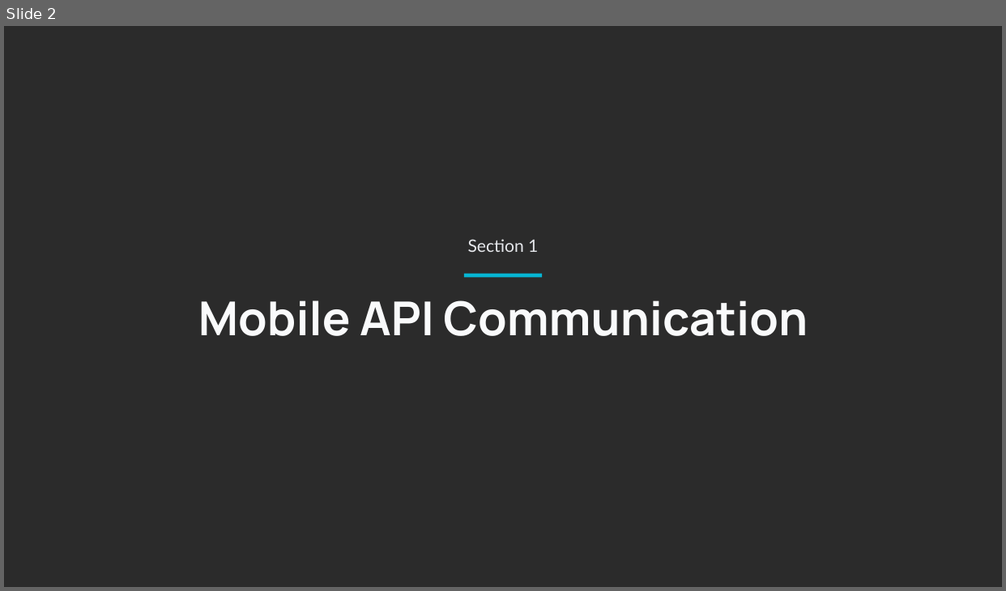
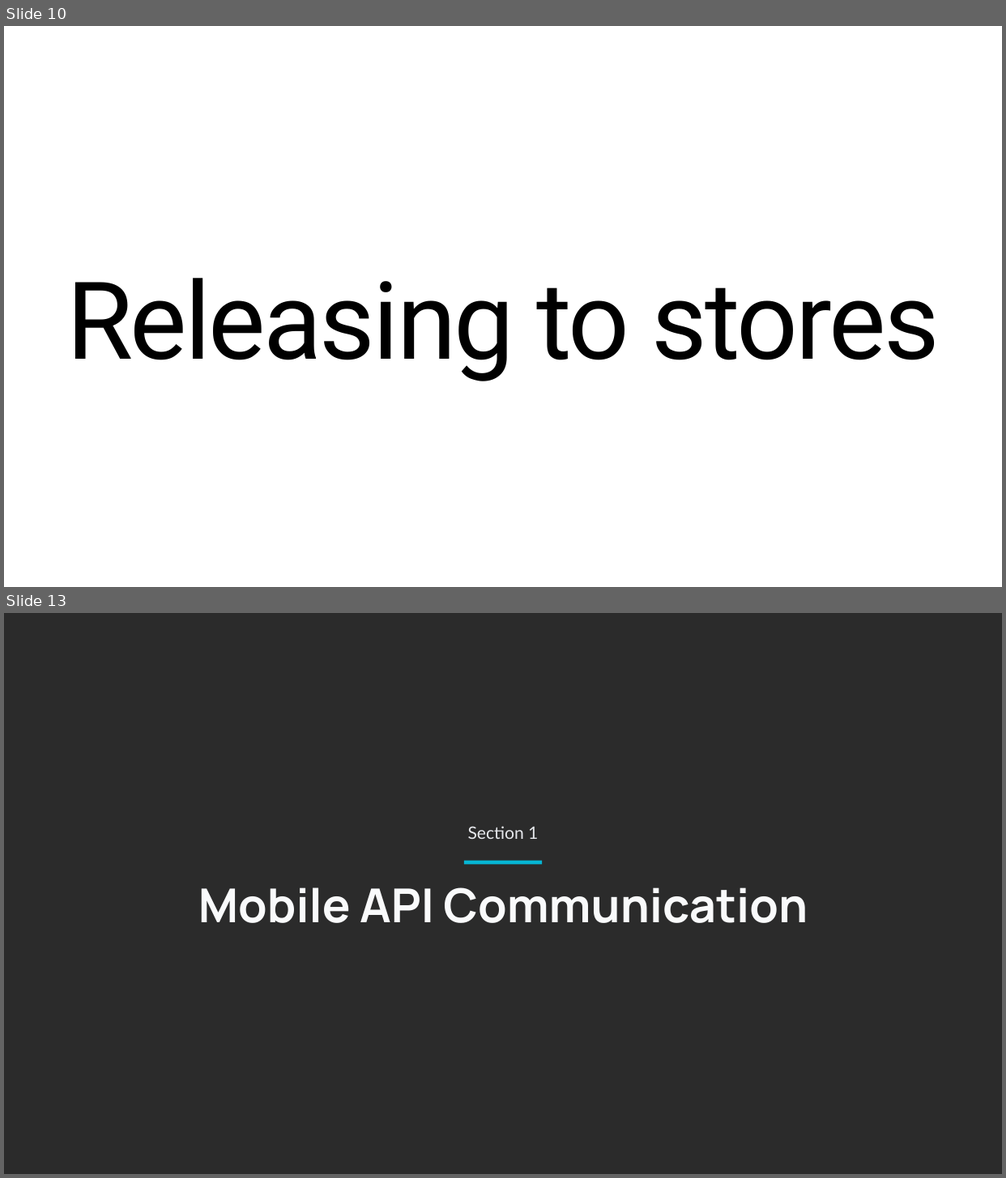
Before and after one commit to rusudinu/mobile-and-embedded-computing, a slide deck: lectures/Mobile-and-Embedded-Lecture6.pptx. Shown one above the other, each under a label of ours: slide 2 before the commit, slides 10 and 13 after it; the slides between them are not shown. The pictures are 1006x591 and 1006x1178 pixels, drawn with LibreOffice and Linux fonts; fonts in the diff are those of the drawing; background and template pictures are left out; a plain dark background stands for a picture behind light text. Boxes give left, top, right and bottom in pixels: in the first picture for what was removed or moved away, otherwise in the second. Text is boxed around its words. In the diff, an @@ line names an element or a change of style, - is before the commit and + after.

```diff
--- a/lectures/Mobile-and-Embedded-Lecture6.pptx
+++ b/lectures/Mobile-and-Embedded-Lecture6.pptx
@@ slide 10 added at bbox=[4, 26, 1002, 587], background #FFFFFF @@
@@ text added at bbox=[66, 278, 940, 382], 103.6 pt, text #000000 @@
+Releasing to stores
@@ what was slide 2 is now slide 13 @@
```
Also in this commit, not shown: 1 slide changed, 10 other slides added.
